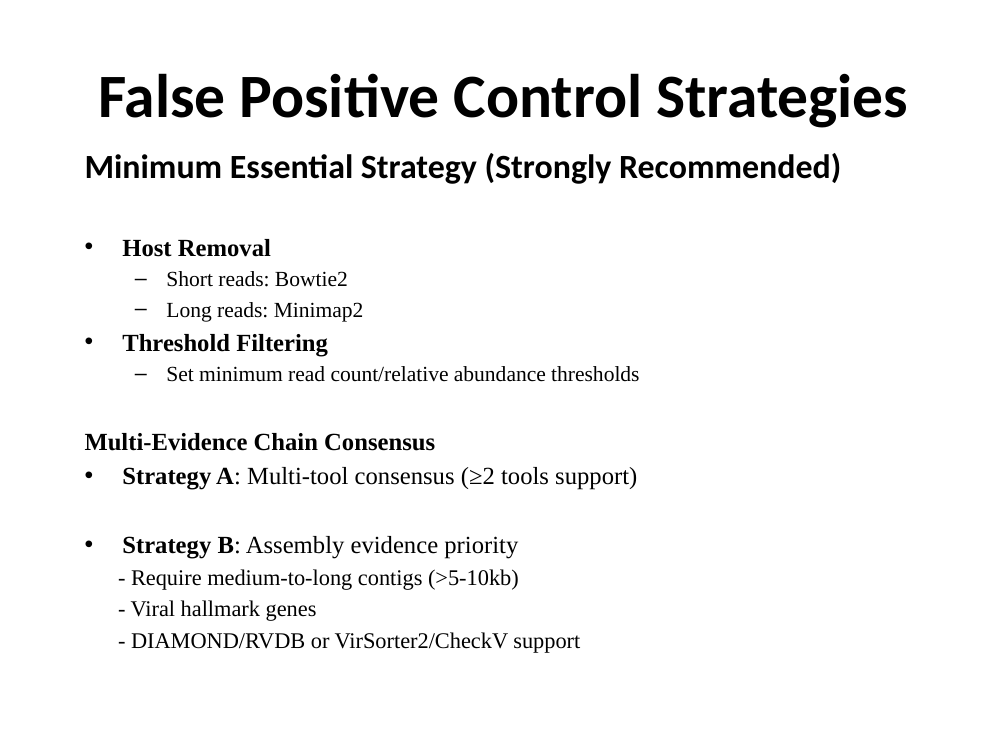
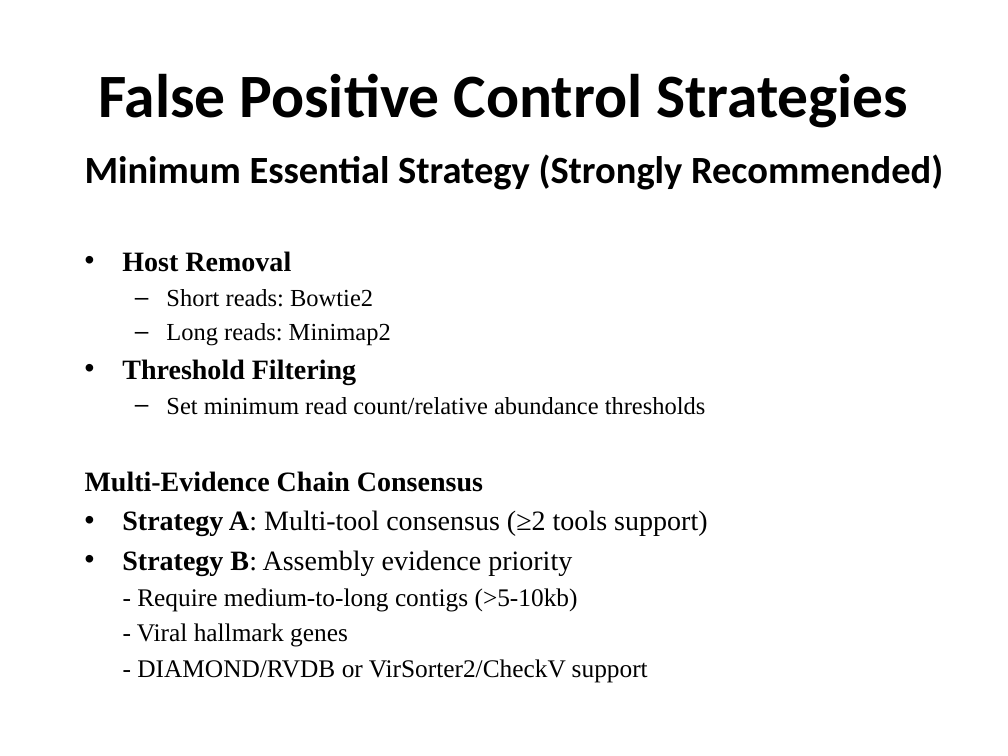
Before and after one commit to pengsihua2023/Metagenomic-Viral-Detection-Tool-Assessment, a slide deck: slide 21 of Wastewater Metagenomic Viral Detection Tool Assessment-1218.pptx. Drawn at 1008x756 pixels with LibreOffice and Linux fonts; fonts in the diff are those of the drawing. Boxes give left, top, right and bottom in pixels: in the first picture for what was removed or moved away, otherwise in the second. Text is boxed around its words. In the diff, an @@ line names an element or a change of style, - is before the commit and + after.

```diff
--- a/Wastewater Metagenomic Viral Detection Tool Assessment-1218.pptx
+++ b/Wastewater Metagenomic Viral Detection Tool Assessment-1218.pptx
@@ text "Minimum Essential Strategy (Strongly Recommended)" at (x1=85, y1=154, x2=943, y2=683): size 24.2 to 27.5 pt in "Minimum Essential Strategy (Strongly Recommended)"; size 17.6 to 20 pt in "Host Removal", "Threshold Filtering", "Multi-Evidence Chain Consensus", "Strategy A: Multi-tool consensus (≥2 tools support)" and 1 more places; size 15.4 to 17.5 pt in "Short reads: Bowtie2", "Long reads: Minimap2", "Set minimum read count/relative abundance thresholds"; size 16 to 18.1 pt in "- Require medium-to-long contigs (>5-10kb)", "- Viral hallmark genes", "- DIAMOND/RVDB or VirSorter2/CheckV support" @@
```
Also in this commit, not shown: 5 other slides changed.
